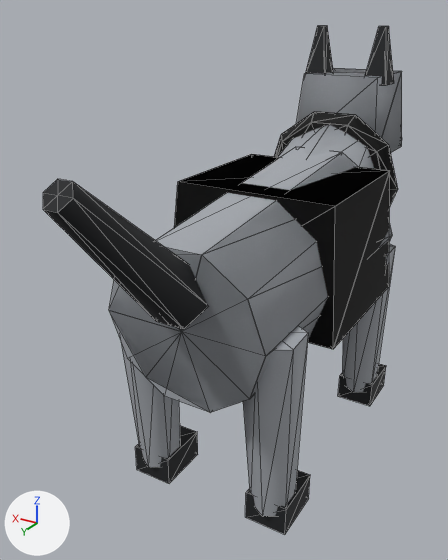
The glTF model rust-ra2/assets/models/soviet_attack_dog.glb, before and after one commit.
One viewpoint serves both versions: a 50 mm camera at (-0.44, 0.9, 0.742) aimed at (0.076, 0.04, 0.312). The axes (+X, +Y, +Z) are drawn at lower left. The lights are the same throughout. The first picture is the older version. Mesh edges are drawn as thin lines. Where no turn or scale is listed for an object, it has been applied to the vertices. Vertices at exactly the same position are counted once.

Names of what the first picture shows: 'Head', 'Head_LOD1', 'Hull', 'Hull_LOD1', 'LeftLeg', 'RightLeg', 'Torso', 'Torso_LOD1'.
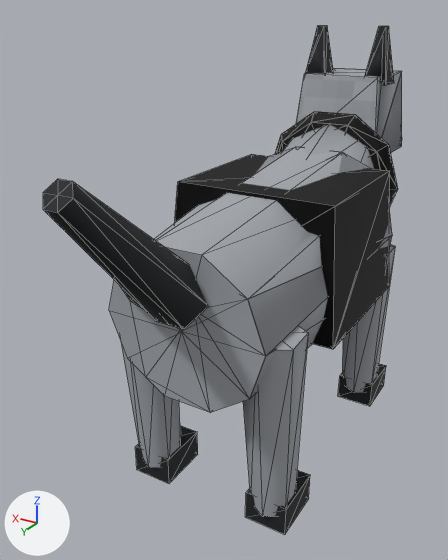
Patch to the scene script:
```diff
--- a/rust-ra2/assets/models/soviet_attack_dog.glb.py
+++ b/rust-ra2/assets/models/soviet_attack_dog.glb.py
@@ me_head_lod1_mesh @@
 # used by ob_head_lod1; location = (0.001, -0.28, 0.5)
-me_head_lod1_mesh.from_pydata(...)  # 26 vertices, 36 faces; spans x -0.085..0.085, y -0.27..0.04, z -0.025..0.22
+me_head_lod1_mesh.from_pydata(...)  # 24 vertices, 36 faces; spans x -0.085..0.085, y -0.27..0.04, z -0.025..0.22
+# me_head_lod1_mesh part 1
+# 4 vertices are removed from x -0.083..0.082, y 0.005..0.026, z 0.12..0.135
+# 14 faces are deleted
+# 2 vertices are added at (-0.077, 0.015, 0.128), (0.077, 0.016, 0.128)
+# 14 new faces join them
 me_head_lod1_mesh.materials.append(mat_ra2remasteredpbr)
@@ me_hull_lod1_mesh @@
 # used by ob_hull_lod1; location = (0.0, 0.0, 0.0)
-me_hull_lod1_mesh.from_pydata(...)  # 33 vertices, 54 faces; spans x -0.155..0.155, y -0.189..0.48, z 0.217..0.58
+me_hull_lod1_mesh.from_pydata(...)  # 27 vertices, 54 faces; spans x -0.155..0.155, y -0.189..0.48, z 0.217..0.58
+# me_hull_lod1_mesh part 2
+# 12 vertices are removed from x -0.155..0.136, y -0.186..0.288, z 0.27..0.49
+# 39 faces are deleted
+# 6 vertices are added at (-0.142, -0.182, 0.275), (-0.13, -0.169, 0.477), (-0.023, 0.28, 0.377), (-0.013, 0.265, 0.433), (0.087, 0.28, 0.365), (0.13, -0.169, 0.477)
+# 39 new faces join them
 me_hull_lod1_mesh.materials.append(mat_ra2remasteredpbr)
```

Boxes (x1, y1, x2, y2) around the edits, measured in the pictures (448 x 560 px; the box of a moved part takes in the faces that stretch with it):
'Head_LOD1', reshaped
    before: (296, 68, 402, 153)
    after: (305, 47, 402, 153)
'Hull_LOD1', reshaped
    before: (109, 255, 209, 410)
    after: (120, 147, 392, 398)
part 1 of me_head_lod1_mesh, moved or reshaped
    before: (296, 68, 401, 138)
    after: (305, 47, 401, 138)
'Head', unchanged, uncovered by the edit
    before: (305, 26, 394, 85)
    after: (296, 26, 402, 133)
